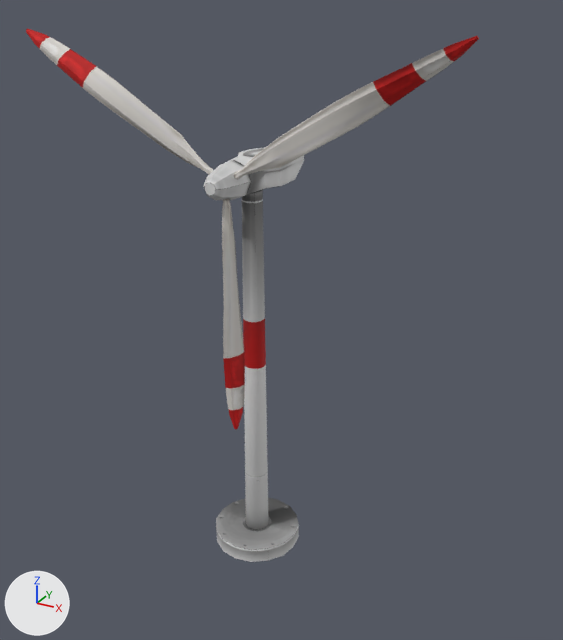
An edit to the glTF model dist/wind_turbine.glb, drawn before and after from the same camera.
The view is the same before and after, from a 50 mm lens placed at (1.65, -2.75, 2.61), pointed at (-0.04, 0.33, 1.07). Lighting does not change. The marker at lower left points along +X, +Y and +Z. Both versions are drawn at frame 150 of the action 'rotation'; the numbers are the values there. Vertices at the same position are counted once.
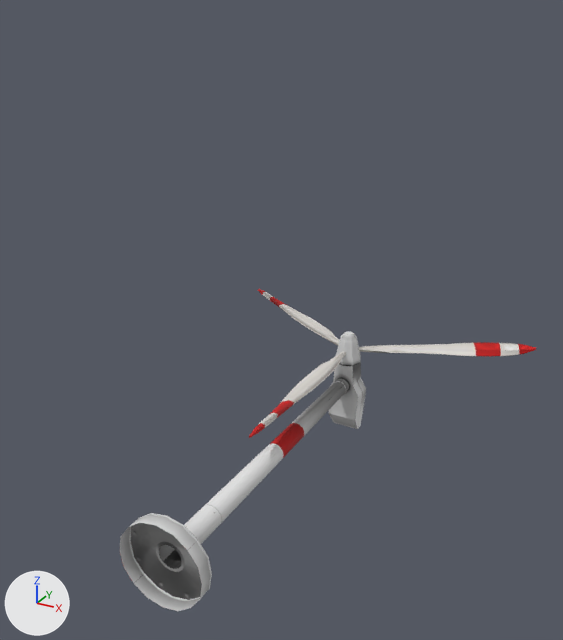
Pixel boxes (x1, y1, x2, y2) of what changed, in the pictures (563 x 640 px):
'Cylinder', turned, rescaled: before (216, 147, 304, 562); after (120, 360, 366, 611)
'Cylinder.006', reshaped, turned, rescaled, moved: before (234, 36, 479, 180); after (359, 342, 536, 356)
'Cylinder.007', reshaped, turned, rescaled, moved: before (26, 29, 213, 174); after (258, 289, 340, 345)
'Cylinder.004', reshaped, turned, rescaled, moved: before (222, 198, 245, 429); after (249, 352, 346, 438)
'Cylinder.001', turned, rescaled, moved: before (204, 160, 251, 200); after (336, 331, 361, 366)

Patch to the scene script:
```diff
--- a/dist/wind_turbine.glb.py
+++ b/dist/wind_turbine.glb.py
@@ me_cylinder @@
 me_cylinder.from_pydata(...)  # 110 vertices, 202 faces; spans x -0.21..0.21, y -0.21..0.32, z 0.02..1.95
+# me_cylinder part 1: the whole mesh is turned 90 degrees about the z axis through its middle and scaled by 9.2, then moved by (3.19, -0.05, 0.72)
 me_cylinder.materials.append(mat_turbine)
@@ me_cylinder_001 @@
 me_cylinder_001.from_pydata(...)  # 32 vertices, 60 faces; spans x -0.079..0.079, y -0.091..0.085, z -0.079..0.079
 # used by ob_cylinder_001; parent = ob_cylinder; location = (0.0, -0.221, 1.872); rotation_euler = (0.0, 3.126, 0.0), in degrees (0, 179, 0)
+# me_cylinder_001 part 2: the whole mesh is turned 90 degrees about the z axis through the mesh origin and scaled by 9.2
 me_cylinder_001.materials.append(mat_turbine)
@@ me_cylinder_003 @@
 me_cylinder_003.from_pydata(...)  # 96 vertices, 188 faces; spans x -0.044..0.012, y -0.274..-0.163, z 1.915..2.975
 # used by ob_cylinder_004; parent = ob_cylinder_001; location = (0.0, 0.221, -1.872)
+# me_cylinder_003 part 3: the whole mesh is multiplied about its middle by the matrix ((20.755, 0.0, 0.0), (0.0, 38.243, 0.0), (0.0, 0.0, 20.755)), then moved by (-0.017, 0.349, 9.486)
 me_cylinder_003.materials.append(mat_turbine)
@@ me_cylinder_006 @@
 me_cylinder_006.from_pydata(...)  # 96 vertices, 188 faces; spans x -0.96..-0.032, y -0.233..-0.176, z 1.312..1.86
 # used by ob_cylinder_006; parent = ob_cylinder_001; location = (0.0, 0.221, -1.872)
+# me_cylinder_006 part 4: the whole mesh is multiplied about its middle by the matrix ((0.0, -20.755, 0.0), (-19.122, 0.0, 33.12), (-17.975, 0.0, -10.378)), then moved by (0.463, 0.259, 10.266)
 me_cylinder_006.materials.append(mat_turbine)
@@ me_cylinder_007 @@
 me_cylinder_007.from_pydata(...)  # 96 vertices, 188 faces; spans x 0.031..0.959, y -0.233..-0.176, z 1.313..1.861
 # used by ob_cylinder_007; parent = ob_cylinder_001; location = (0.0, 0.221, -1.872)
+# me_cylinder_007 part 5: the whole mesh is multiplied about its middle by the matrix ((0.0, -20.755, 0.0), (-19.122, 0.0, -33.12), (17.975, 0.0, -10.378)), then moved by (-0.529, 0.091, 10.265)
 me_cylinder_007.materials.append(mat_turbine)
@@ ob_cylinder @@
 ob_cylinder.location = (0.0, 0.0, 0.0)
+ob_cylinder.rotation_euler = (-1.571, -1.571, 0.0)  # degrees (-90, -90, 0)
+ob_cylinder.scale = (0.109, 0.109, 0.109)
@@ ob_cylinder_001 @@
 ob_cylinder_001.parent = ob_cylinder
-ob_cylinder_001.location = (0.0, -0.221, 1.872)
-ob_cylinder_001.rotation_euler = (0.0, 3.126, 0.0)  # degrees (0, 179, 0)
+ob_cylinder_001.location = (5.712, 0.0, 9.862)
+ob_cylinder_001.rotation_euler = (3.126, 0.0, 0.0)  # degrees (179, 0, 0)
@@ ob_cylinder_004 @@
 ob_cylinder_004.parent = ob_cylinder_001
-ob_cylinder_004.location = (0.0, 0.221, -1.872)
+ob_cylinder_004.location = (-0.136, -0.0076, -0.0177)
+ob_cylinder_004.scale = (0.443, 0.241, 0.443)
@@ ob_cylinder_006 @@
 ob_cylinder_006.parent = ob_cylinder_001
-ob_cylinder_006.location = (0.0, 0.221, -1.872)
+ob_cylinder_006.location = (-0.136, -0.0076, -0.0177)
+ob_cylinder_006.rotation_euler = (2.094, 0.0, 0.0)  # degrees (120, 0, 0)
+ob_cylinder_006.scale = (0.443, 0.241, 0.443)
@@ ob_cylinder_007 @@
 ob_cylinder_007.parent = ob_cylinder_001
-ob_cylinder_007.location = (0.0, 0.221, -1.872)
+ob_cylinder_007.location = (-0.136, -0.0076, -0.0177)
+ob_cylinder_007.rotation_euler = (-2.094, 0.0, 0.0)  # degrees (-120, 0, 0)
+ob_cylinder_007.scale = (0.443, 0.241, 0.443)
```
